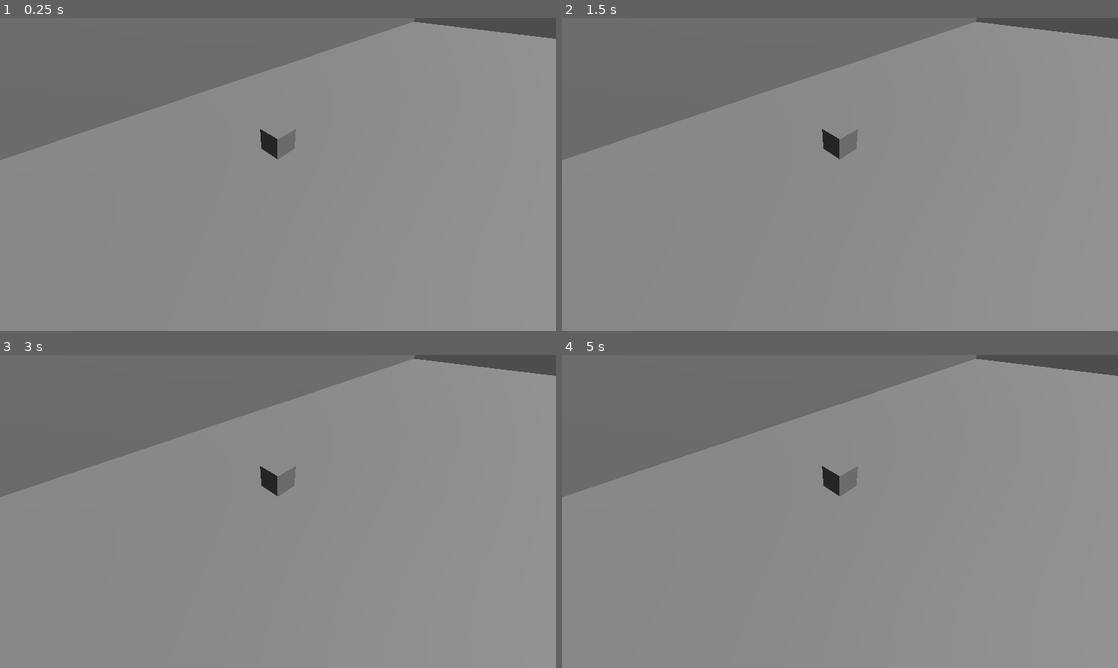
Above: before the commit, frames 1-4 (two rows, left to right).
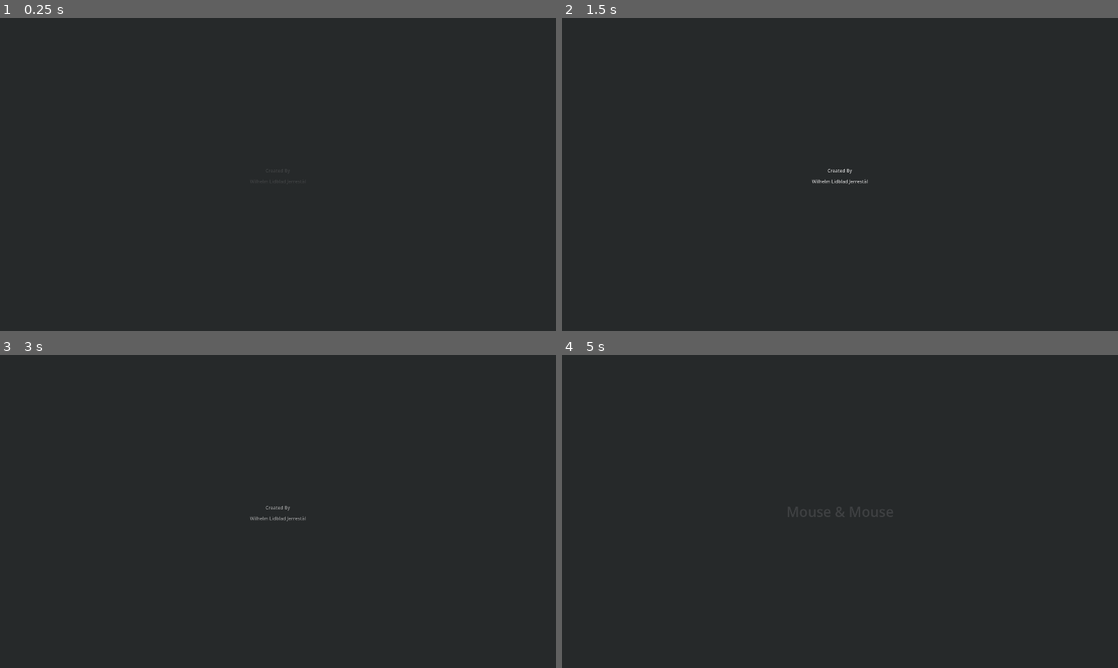
Above: after the commit, the same moments.

Repository: wi1helm/Mouse-Mouse
Game: Godot game, scene res://core/Main.tscn
Two runs of this game, one before a commit and one after it. Both use one fixed random seed, a clock stepped at 60 frames per second and the inputs below. Before the commit the project starts from res://Main.tscn.
Inputs:
- Up to frame 1 (0.25 s): no input
- Up to frame 2 (1.5 s): tap Enter at 0.5 s; tap Space at 1.25 s
- Up to frame 3 (3 s): tap Enter at 2 s; tap Space at 2.75 s
- Up to frame 4 (5 s): tap Enter at 3.5 s; tap Space at 4.25 s

The runs differ from the first frame. In frame 1, 100% of the frame differs, in the area x 0-100%, y 0-100%; in frame 2, 100%; in frame 3, 100%; in frame 4, 100%.

Commit message:
added srtuff

Diff:
--- a/Main.gd
+++ /dev/null
@@ -1,28 +0,0 @@
-extends Node
-
-const PLAYER_SCENE: PackedScene = preload("res://player/player.tscn")
-
-@onready var level_root: Node3D = $World/Levels
-@onready var entity_root: Node3D = $World/Entities
-
-var level: Level = null
-var player: Player = null
-
-
-func _ready() -> void:
-	change_level("res://levels/Test.tscn")
-
-
-func change_level(path: String) -> void:
-	if level:
-		level.queue_free()
-
-	var scene: PackedScene = load(path) as PackedScene
-	level = scene.instantiate() as Level
-	level_root.add_child(level)
-
-	if not player:
-		player = PLAYER_SCENE.instantiate() as Player
-		entity_root.add_child(player)
-
-	player.teleport(level.get_player_spawn_pos())
--- /dev/null
+++ b/core/Context.gd
@@ -0,0 +1,6 @@
+class_name Context
+
+var id: String
+
+func _init(id: String) -> void:
+	self.id = id
--- /dev/null
+++ b/core/Main.gd
@@ -0,0 +1,34 @@
+extends Node
+
+var current_state: State = null
+
+func _ready() -> void:
+	# get the ui node using string refrence
+	var ui_node: CanvasLayer = $UI
+	if (ui_node == null): return
+
+	# Create the context structure using our target layer
+	# Pass the configured context directly into our starting state
+	current_state = StartState.new(StartContext.new(ui_node))
+	if (current_state == null): return
+
+	# Initialize our newly created state loop
+	current_state.enter()
+
+func _process(delta: float) -> void:
+	# if no state do nothing. (exit the program i guess)
+	if (current_state == null):
+		get_tree().quit()
+		return
+
+	# run the state process.
+	current_state.process(delta)
+	# return early if current state should stay to next frame
+	if (!current_state.should_exit): return
+
+	# get new state and enter if not null
+	var new_state: State = current_state.exit()
+
+	current_state = new_state
+	if (new_state == null): return
+	current_state.enter()
--- a/Main.tscn
+++ b/core/Main.tscn
@@ -1,9 +1,9 @@
 [gd_scene format=3 uid="uid://c57my6300j50h"]
 
-[ext_resource type="Script" uid="uid://54tmcxvrd7bs" path="res://Main.gd" id="1_glv2v"]
+[ext_resource type="Script" uid="uid://54tmcxvrd7bs" path="res://core/Main.gd" id="1_rw80f"]
 
 [node name="Main" type="Node" unique_id=545673721]
-script = ExtResource("1_glv2v")
+script = ExtResource("1_rw80f")
 
 [node name="Systems" type="Node" parent="." unique_id=64748301]
 
@@ -14,3 +14,5 @@
 [node name="Entities" type="Node3D" parent="World" unique_id=467639504]
 
 [node name="Effects" type="Node3D" parent="World" unique_id=196801273]
+
+[node name="UI" type="CanvasLayer" parent="." unique_id=393739422]
--- /dev/null
+++ b/core/State.gd
@@ -0,0 +1,15 @@
+class_name State
+
+var should_exit: bool = false
+
+func _init(_context: Context) -> void:
+	pass
+
+func enter() -> void:
+	pass
+
+func process(_delta: float) -> void:
+	pass
+
+func exit() -> State:
+	return null
--- /dev/null
+++ b/core/start/StartContext.gd
@@ -0,0 +1,11 @@
+class_name StartContext
+extends Context
+
+var _ui_layer: CanvasLayer
+
+func _init(ui_layer: CanvasLayer) -> void:
+	super(String("StartContext"))
+	_ui_layer = ui_layer
+
+func get_ui_layer() -> CanvasLayer:
+	return _ui_layer
--- /dev/null
+++ b/core/start/StartScreen.tscn
@@ -0,0 +1,133 @@
+[gd_scene format=3 uid="uid://do6x6q563xly0"]
+
+[sub_resource type="Animation" id="Animation_3lm5c"]
+length = 0.001
+tracks/0/type = "value"
+tracks/0/imported = false
+tracks/0/enabled = true
+tracks/0/path = NodePath("Credits:modulate")
+tracks/0/interp = 1
+tracks/0/loop_wrap = true
+tracks/0/keys = {
+"times": PackedFloat32Array(0),
+"transitions": PackedFloat32Array(1),
+"update": 0,
+"values": [Color(1, 1, 1, 0)]
+}
+tracks/1/type = "value"
+tracks/1/imported = false
+tracks/1/enabled = true
+tracks/1/path = NodePath("Title:modulate")
+tracks/1/interp = 1
+tracks/1/loop_wrap = true
+tracks/1/keys = {
+"times": PackedFloat32Array(0),
+"transitions": PackedFloat32Array(1),
+"update": 0,
+"values": [Color(1, 1, 1, 0)]
+}
+
+[sub_resource type="Animation" id="Animation_fgnv2"]
+resource_name = "start_credits"
+length = 4.0
+tracks/0/type = "value"
+tracks/0/imported = false
+tracks/0/enabled = true
+tracks/0/path = NodePath("Credits:modulate")
+tracks/0/interp = 1
+tracks/0/loop_wrap = true
+tracks/0/keys = {
+"times": PackedFloat32Array(0, 2, 4),
+"transitions": PackedFloat32Array(1, 1, 1),
+"update": 0,
+"values": [Color(1, 1, 1, 0), Color(1, 1, 1, 1), Color(1, 1, 1, 0)]
+}
+
+[sub_resource type="Animation" id="Animation_2cisk"]
+resource_name = "start_title"
+length = 6.0
+tracks/0/type = "value"
+tracks/0/imported = false
+tracks/0/enabled = true
+tracks/0/path = NodePath("Title:modulate")
+tracks/0/interp = 1
+tracks/0/loop_wrap = true
+tracks/0/keys = {
+"times": PackedFloat32Array(0, 4.233333, 6),
+"transitions": PackedFloat32Array(1, 1, 1),
+"update": 0,
+"values": [Color(1, 1, 1, 0), Color(1, 1, 1, 1), Color(1, 1, 1, 0)]
+}
+
+[sub_resource type="AnimationLibrary" id="AnimationLibrary_a431e"]
+_data = {
+&"RESET": SubResource("Animation_3lm5c"),
+&"start_credits": SubResource("Animation_fgnv2"),
+&"start_title": SubResource("Animation_2cisk")
+}
+
+[node name="Control" type="Control" unique_id=858025791]
+layout_mode = 3
+anchors_preset = 15
+anchor_right = 1.0
+anchor_bottom = 1.0
+grow_horizontal = 2
+grow_vertical = 2
+
+[node name="Background" type="ColorRect" parent="." unique_id=1772173949]
+layout_mode = 1
+anchors_preset = 15
+anchor_right = 1.0
+anchor_bottom = 1.0
+grow_horizontal = 2
+grow_vertical = 2
+color = Color(0.15122095, 0.16020396, 0.16547003, 1)
+
+[node name="Credits" type="VBoxContainer" parent="." unique_id=1183368236]
+modulate = Color(1, 1, 1, 0)
+layout_mode = 1
+anchors_preset = 8
+anchor_left = 0.5
+anchor_top = 0.5
+anchor_right = 0.5
+anchor_bottom = 0.5
+offset_left = -97.0
+offset_top = -25.0
+offset_right = 97.0
+offset_bottom = 25.0
+grow_horizontal = 2
+grow_vertical = 2
+alignment = 1
+
+[node name="Label" type="Label" parent="Credits" unique_id=1824189213]
+layout_mode = 2
+text = "Created By"
+horizontal_alignment = 1
+
+[node name="Label2" type="Label" parent="Credits" unique_id=557735956]
+layout_mode = 2
+offset_transform_enabled = true
+offset_transform_position = Vector2(0, 10)
+text = "Wilhelm Lidblad Jerrestål"
+horizontal_alignment = 1
+
+[node name="AnimationPlayer" type="AnimationPlayer" parent="." unique_id=1716236217]
+libraries/ = SubResource("AnimationLibrary_a431e")
+
+[node name="Title" type="Label" parent="." unique_id=1951460539]
+modulate = Color(1, 1, 1, 0)
+layout_mode = 1
+anchors_preset = 8
+anchor_left = 0.5
+anchor_top = 0.5
+anchor_right = 0.5
+anchor_bottom = 0.5
+offset_left = -62.0
+offset_top = -11.5
+offset_right = 62.0
+offset_bottom = 11.5
+grow_horizontal = 2
+grow_vertical = 2
+theme_override_font_sizes/font_size = 48
+text = "Mouse & Mouse"
+horizontal_alignment = 1
--- /dev/null
+++ b/core/start/StartState.gd
@@ -0,0 +1,72 @@
+class_name StartState
+extends State
+
+# Hardcoded path to your screen scene so it can be loaded on demand
+const START_SCREEN_SCENE = preload("res://core/start/StartScreen.tscn")
+
+var screen_instance: Control = null
+var animation_player: AnimationPlayer = null
+var ui_layer: CanvasLayer = null
+
+func _init(context: Context) -> void:
+	if context == null: return
+
+	# Convert (cast) the generic Context into a StartContext
+	var start_context: StartContext = context as StartContext
+	if start_context == null: return
+
+	# Use your getter to pull out the UI Layer safely
+	self.ui_layer = start_context.get_ui_layer()
+
+func enter() -> void:
+	# Load the start scene
+	self.screen_instance = START_SCREEN_SCENE.instantiate() as Control
+	if (screen_instance == null):
+		should_exit = true
+		return
+
+	# Add start screen to ui layer
+	ui_layer.add_child(screen_instance)
+
+	# Get the animator
+	animation_player = screen_instance.get_node_or_null("AnimationPlayer")
+	if (animation_player == null):
+		should_exit = true
+		return
+
+	# Kick off our sequential timeline logic split into a helper function
+	_run_sequence()
+
+func _run_sequence() -> void:
+	# Early exit safety check
+	if (animation_player == null):
+		should_exit = true
+		return
+
+	# Play start credits animation and wait for it to finish
+	if (animation_player.has_animation("start_credits")):
+		animation_player.play("start_credits")
+		await animation_player.animation_finished
+
+	# Small break between animations using the scene's tree
+	await screen_instance.get_tree().create_timer(0.5).timeout
+
+	# Safety check in case the game was closed or state changed during the wait
+	if (animation_player == null): return
+
+	# Play start title animation and wait for it to finish
+	if (animation_player.has_animation("start_title")):
+		animation_player.play("start_title")
+		await animation_player.animation_finished
+
+	# Finished everything!
+	should_exit = true
+
+func process(_delta: float) -> void:
+	pass
+
+func exit() -> State:
+	# Clean up and free the instantiated scene when moving away from this state
+	if (screen_instance != null):
+		screen_instance.queue_free()
+	return null
--- a/project.godot
+++ b/project.godot
@@ -15,6 +15,7 @@
 run/main_scene="uid://c57my6300j50h"
 config/features=PackedStringArray("4.7", "Forward Plus")
 config/icon="res://icon.svg"
+boot_splash/minimum_display_time=500
 
 [debug]
 
Not shown, added: core/Context.gd.uid
Renamed: Main.gd.uid -> core/Main.gd.uid
Not shown, added: core/State.gd.uid
Not shown, added: core/start/StartContext.gd.uid
Not shown, added: core/start/StartState.gd.uid
Not shown, added: core/Main.tscn6225858245.tmp
Not shown, added: core/Main.tscn6229422245.tmp
Not shown, added: core/Main.tscn6233624708.tmp
